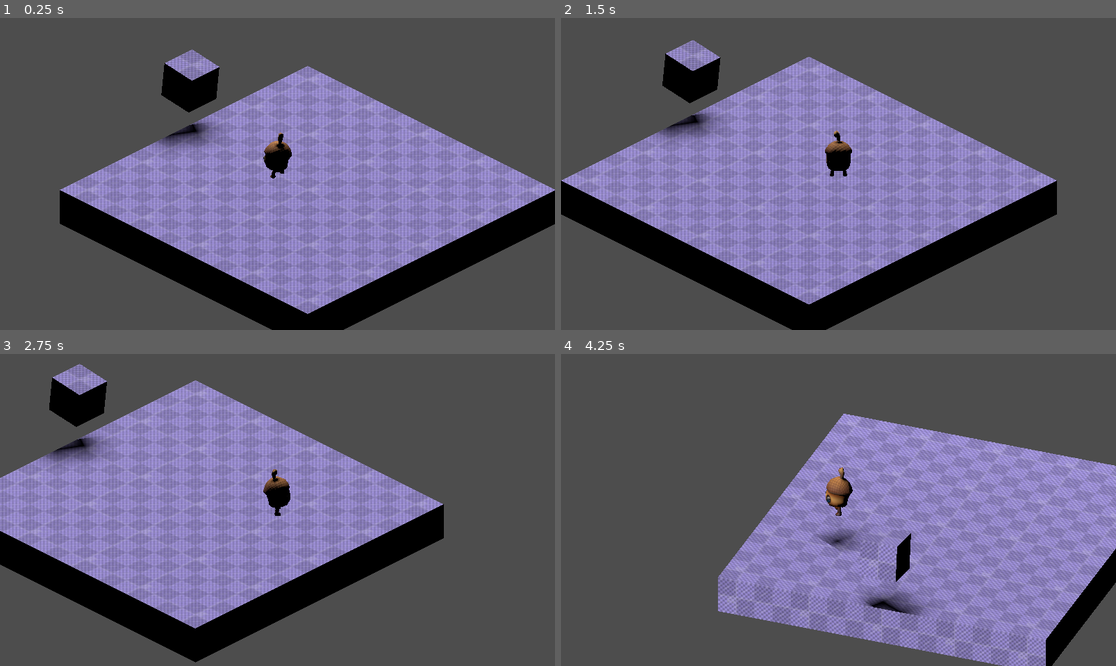
Above: before the commit, frames 1-4 (two rows, left to right).
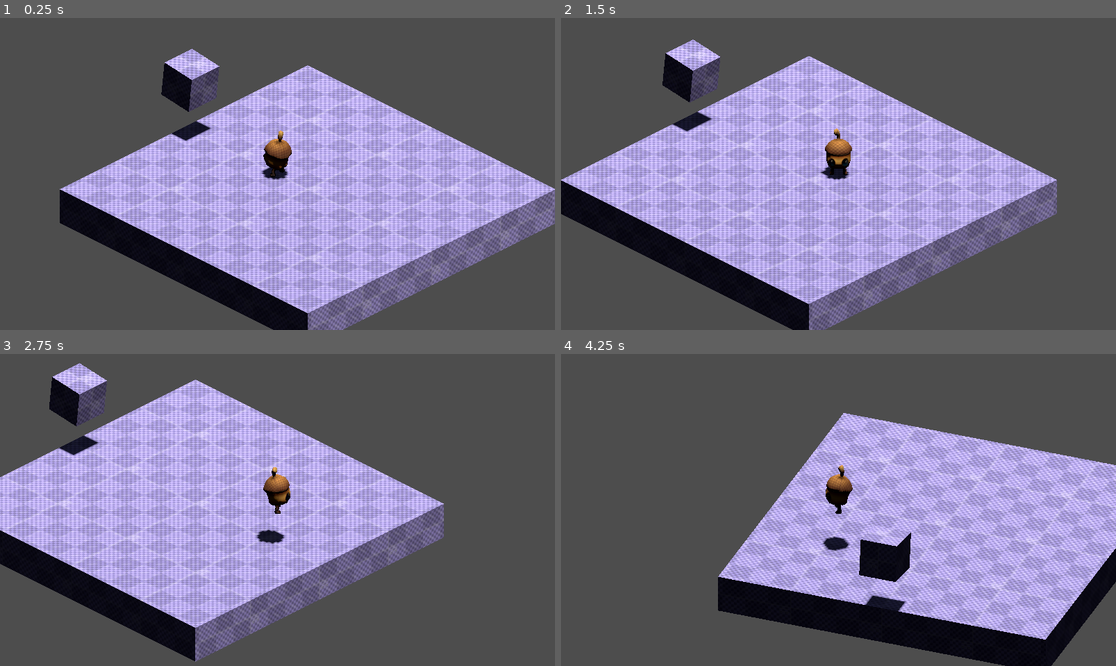
Above: after the commit, the same moments.

Repository: Fanny-Pack-Studios/team-achura-ggj2023
Game: Godot game, scene res://Main.tscn
The game is run twice, just before and just after one commit, with the same random seed, the same clock (stepped at 60 frames per second) and the same inputs.
Inputs:
- Up to frame 1 (0.25 s): no input
- Up to frame 2 (1.5 s): tap Enter at 0.5 s; hold D (right) 0.53-1.28 s; hold Shift (walking) 0.53-1.28 s; tap Space (jump) at 0.77, 0.8, 1.07, 1.35 s; hold S (down) from 1.28 s (still down)
- Up to frame 3 (2.75 s): tap Space (jump) at 1.52, 1.82, 2.3 s; tap Shift (walking) at 1.55 s; release S (down) at 2.03 s; hold D (right) from 2.03 s (still down); hold Shift (walking) from 2.03 s (still down)
- Up to frame 4 (4.25 s): release D (right) at 2.78 s; release Shift (walking) at 2.78 s; hold W (up) 2.78-3.53 s; tap Q at 2.85 s; tap Space (jump) at 3.02, 3.32, 3.77, 3.8, 4.07 s; tap Shift (walking) at 3.05 s; hold A (left) from 3.53 s (still down); hold E from 3.53 s (still down)

The runs differ from the first frame. In frame 1, 34% of the frame differs, in the area x 10-100%, y 9-100%; in frame 2, 34%, in the area x 0-90%, y 6-100%; in frame 3, 33%; in frame 4, 32%.

Commit message:
Pequeños fixes

Diff:
--- a/godot-project/Main.tscn
+++ b/godot-project/Main.tscn
@@ -1,8 +1,20 @@
-[gd_scene load_steps=4 format=3 uid="uid://btndkaubpy51w"]
+[gd_scene load_steps=7 format=3 uid="uid://btndkaubpy51w"]
 
-[ext_resource type="PackedScene" path="res://src/characters/sid/Sid.tscn" id="1_p3mek"]
+[ext_resource type="PackedScene" uid="uid://dps6wvsckkj11" path="res://src/characters/sid/Sid.tscn" id="1_p3mek"]
 [ext_resource type="Material" uid="uid://ct4efbks6uwuq" path="res://assets/materials/dummy_floor.tres" id="4_p8tq7"]
 [ext_resource type="Script" path="res://src/camera/CameraPivot.gd" id="5"]
+
+[sub_resource type="PhysicalSkyMaterial" id="PhysicalSkyMaterial_oknpw"]
+ground_color = Color(0.376471, 0.294118, 0.196078, 1)
+
+[sub_resource type="Sky" id="Sky_ecmoy"]
+sky_material = SubResource("PhysicalSkyMaterial_oknpw")
+
+[sub_resource type="Environment" id="Environment_h0cv8"]
+background_color = Color(0, 0.0980392, 0, 1)
+sky = SubResource("Sky_ecmoy")
+ambient_light_source = 3
+ssao_enabled = true
 
 [node name="Main" type="Node3D"]
 
@@ -17,14 +29,17 @@
 material = ExtResource("4_p8tq7")
 
 [node name="CameraPivot" type="Node3D" parent="."]
+transform = Transform3D(0.707107, 0.353553, -0.612372, 0, 0.866025, 0.5, 0.707107, -0.353553, 0.612372, 0, 0, 0)
 script = ExtResource("5")
 character_to_follow_path = NodePath("../Sid")
 
 [node name="Camera3D" type="Camera3D" parent="CameraPivot"]
-transform = Transform3D(0.707107, 0.353553, -0.612373, 0, 0.866026, 0.499999, 0.707107, -0.353553, 0.612373, -4.7649, 3.95255, 4.7649)
+transform = Transform3D(1, 0, 0, 0, 1, -5.36442e-07, 0, -5.96046e-08, 1, 0, -4.76837e-07, 14.3313)
 projection = 1
 current = true
+fov = 25.0
 size = 8.0
+far = 300.0
 
 [node name="Floor2" type="CSGBox3D" parent="."]
 transform = Transform3D(1, 0, 0, 0, 0.993399, -0.114712, 0, 0.114712, 0.993399, 0, 0.986447, -4.26106)
@@ -32,5 +47,9 @@
 material = ExtResource("4_p8tq7")
 
 [node name="DirectionalLight3D" type="DirectionalLight3D" parent="."]
-transform = Transform3D(0.363147, -0.86934, 0.33522, -0.678288, -5.23335e-08, 0.734796, -0.638788, -0.494215, -0.589663, 13.131, 10.2592, -8.83464)
+transform = Transform3D(1, 0, 0, 0, 0.186747, 0.982408, 0, -0.982408, 0.186747, 0, 4.60634, 0)
+light_color = Color(1, 1, 0.894118, 1)
 shadow_enabled = true
+
+[node name="WorldEnvironment" type="WorldEnvironment" parent="."]
+environment = SubResource("Environment_h0cv8")
--- a/godot-project/assets/materials/dummy_floor.tres
+++ b/godot-project/assets/materials/dummy_floor.tres
@@ -4,6 +4,6 @@
 
 [resource]
 albedo_texture = ExtResource("1")
-uv1_scale = Vector3(0.5, 0.5, 0.5)
+uv1_scale = Vector3(0.4, 0.4, 0.4)
 uv1_triplanar = true
 uv2_triplanar = true
--- a/godot-project/project.godot
+++ b/godot-project/project.godot
@@ -76,7 +76,3 @@
 
 3d/physics_engine="GodotPhysics"
 common/enable_pause_aware_picking=true
-
-[rendering]
-
-environment/default_environment="res://default_env.tres"
--- a/godot-project/src/characters/sid/Sid.tscn
+++ b/godot-project/src/characters/sid/Sid.tscn
@@ -8,11 +8,12 @@
 height = 1.03409
 
 [node name="Sid" type="CharacterBody3D"]
+transform = Transform3D(-1, 0, -8.74228e-08, 0, 1, 0, 8.74228e-08, 0, -1, 0, 0, 0)
 script = ExtResource("1_l1tjl")
 
 [node name="Player" parent="." instance=ExtResource("2_j5eyj")]
 transform = Transform3D(0.33, 0, 0, 0, 0.33, 0, 0, 0, 0.33, 0, 0, 0)
 
 [node name="CollisionShape3D" type="CollisionShape3D" parent="."]
-transform = Transform3D(1, 0, 0, 0, 1, 0, 0, 0, 1, 0, 0.556285, 0.00893927)
+transform = Transform3D(1, 0, 0, 0, 1, 0, 0, 0, 1, 0, 0.511881, 0.00893927)
 shape = SubResource("CapsuleShape3D_hafaq")
--- a/godot-project/src/characters/sid/SidController.gd
+++ b/godot-project/src/characters/sid/SidController.gd
@@ -38,9 +38,6 @@
 			velocity.y = jump_speed
 
 	if input_direction_3d != Vector3.ZERO:
-		if is_on_floor() && remaining_jump_control <= 0:
-			animation_player.play("Walking" if walking else "Running")
-
 		var target_quat = Quaternion(Basis(input_direction_3d.rotated(Vector3.UP, -PI/2), Vector3.UP, -input_direction_3d))
 		var current_quat = Quaternion(transform.basis.orthonormalized())
 
@@ -65,8 +62,6 @@
 		velocity.x = forward_velocity.x
 		velocity.z = forward_velocity.z
 	else:
-		if is_on_floor() && remaining_jump_control <= 0:
-			animation_player.play("Idle Pose")
 		velocity.x = 0
 		velocity.z = 0
 
